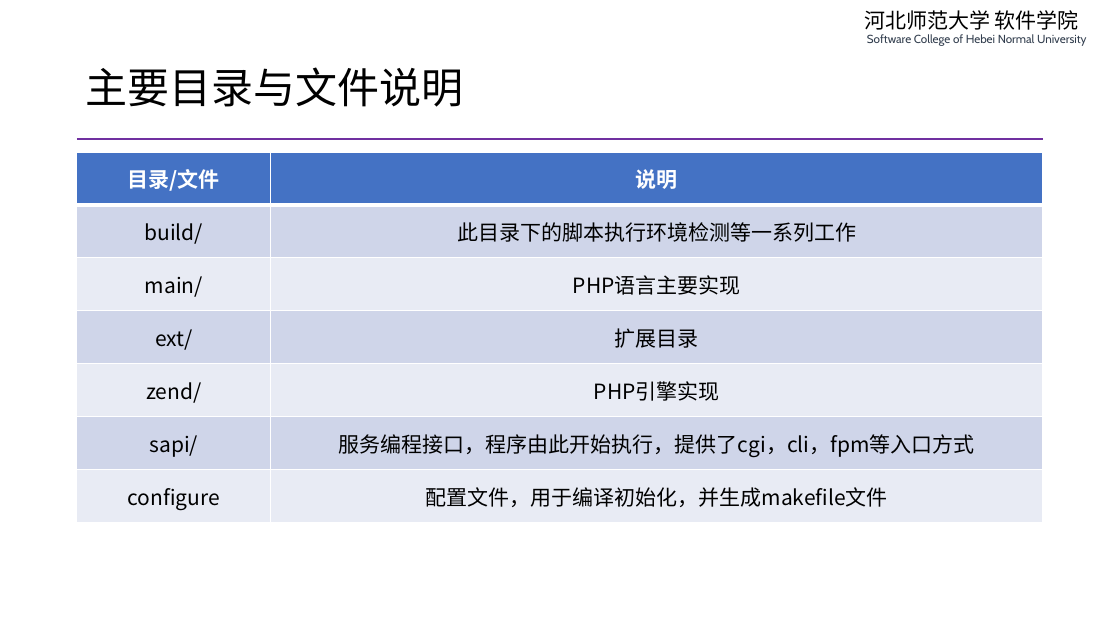
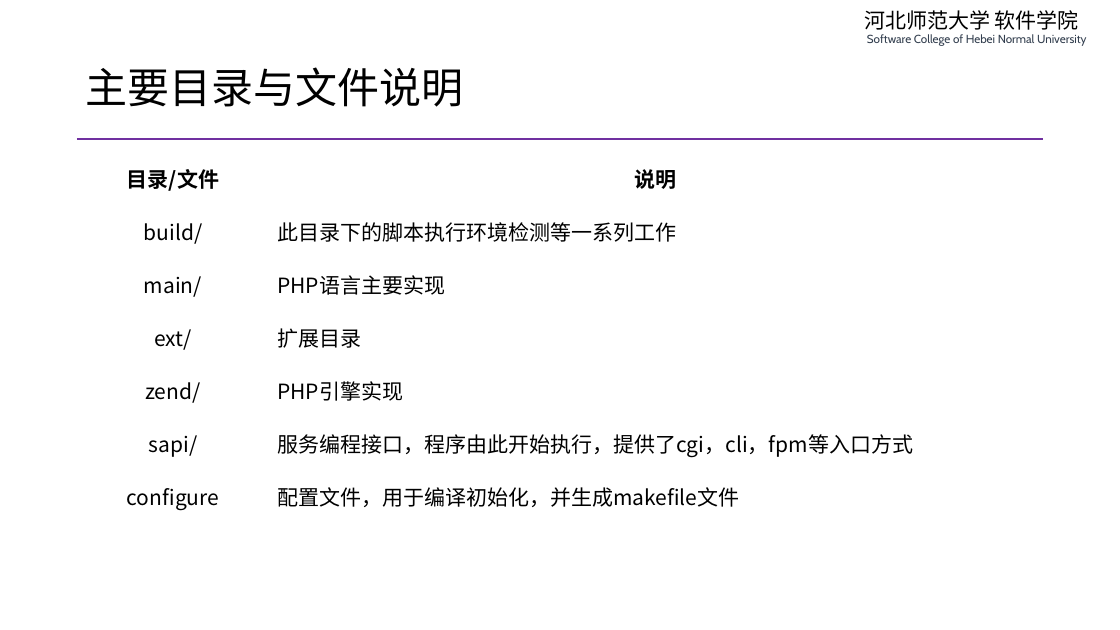
Before and after one commit to edu2act/course-php-serverside-development-on-linux, a slide deck: slide 7 of materials/slides/ch02-complie-php-source-code.pptx. Drawn at 1120x630 pixels with LibreOffice and Linux fonts; fonts in the diff are those of the drawing. Boxes give left, top, right and bottom in pixels: in the first picture for what was removed or moved away, otherwise in the second. Text is boxed around its words. In the diff, an @@ line names an element or a change of style, - is before the commit and + after.

```diff
--- a/materials/slides/ch02-complie-php-source-code.pptx
+++ b/materials/slides/ch02-complie-php-source-code.pptx
@@ table at [77, 152, 1044, 523] @@
@@ fill #4472C4 to none in row 1 @@
@@ fill #CFD5EA to none in 6 cells @@
@@ fill #E9EBF5 to none in 6 cells @@
@@ text colour #FFFFFF to #000000 in "目录/文件", "说明" @@
@@ alignment centre to left @@
@@ borders changed @@
```
Also in this commit, not shown: 2 other files.
